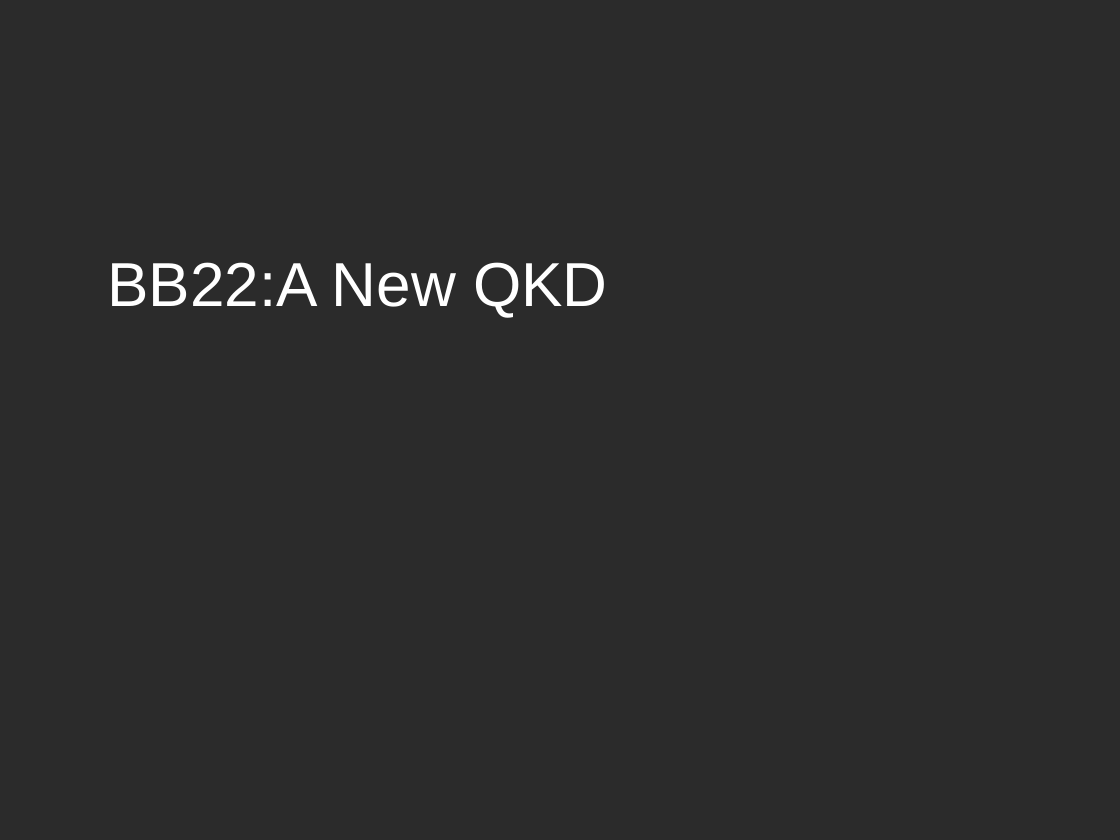
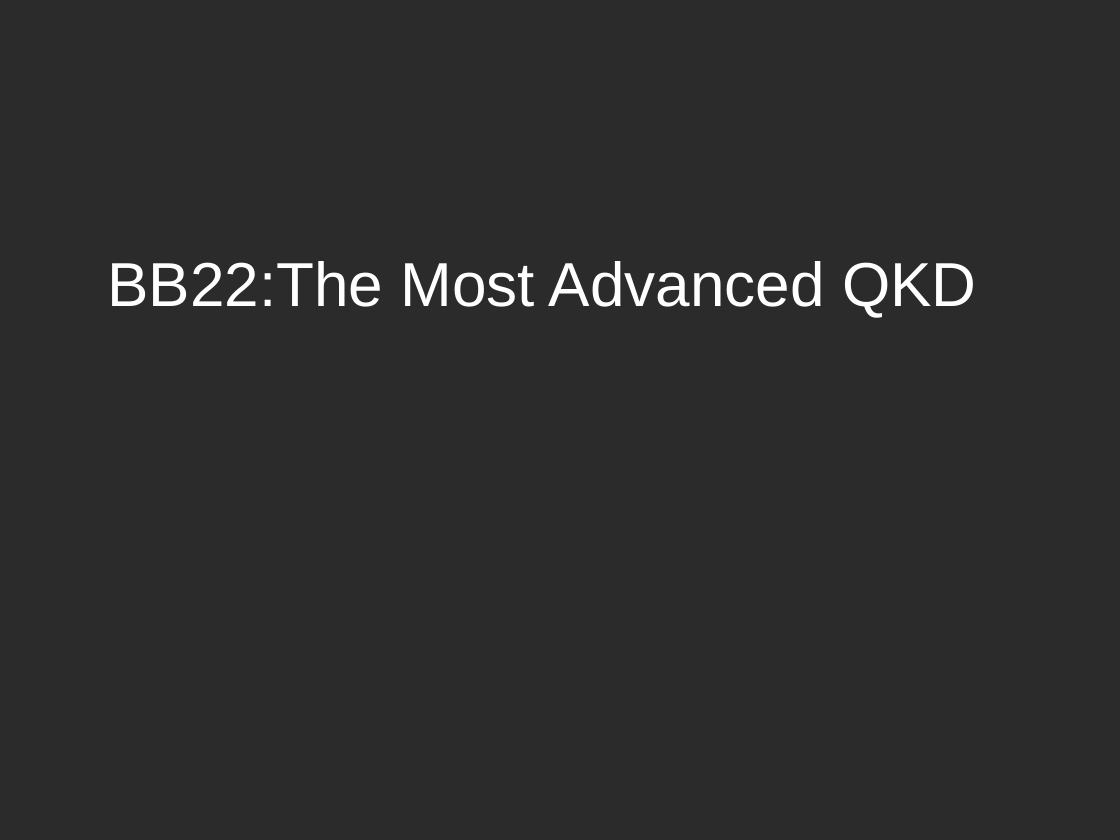
Before and after one commit to alihakimtaskiran/2022_qutech_challenge, a slide deck: slide 1 of Presentation.pptx. Drawn at 1120x840 pixels with LibreOffice and Linux fonts; fonts in the diff are those of the drawing; background and template pictures are left out; a plain dark background stands for a picture behind light text. Boxes give left, top, right and bottom in pixels: in the first picture for what was removed or moved away, otherwise in the second. Text is boxed around its words. In the diff, an @@ line names an element or a change of style, - is before the commit and + after.

```diff
--- a/Presentation.pptx
+++ b/Presentation.pptx
@@ text at (108,261,976,318): text changed @@
-BB22:A New QKD
+BB22:The Most Advanced QKD
```
Also in this commit, not shown: 2 other slides changed, 1 other file.
